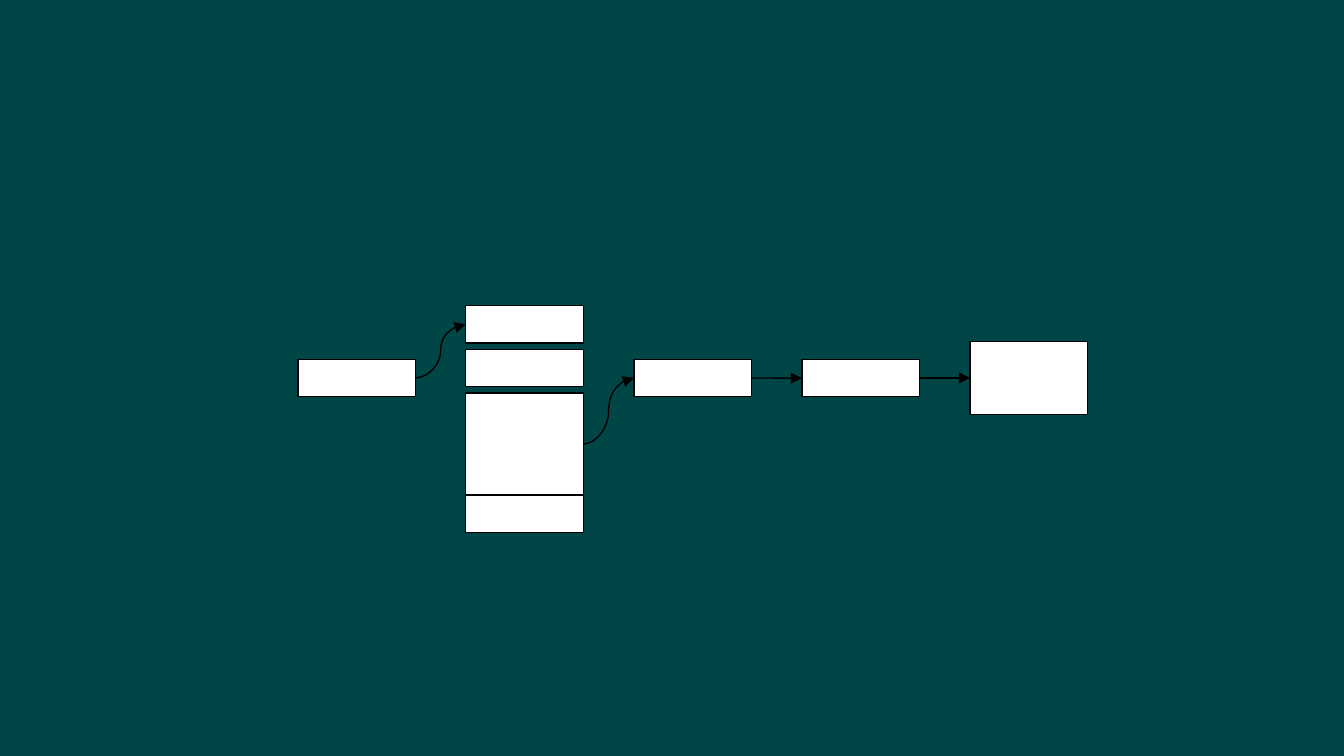
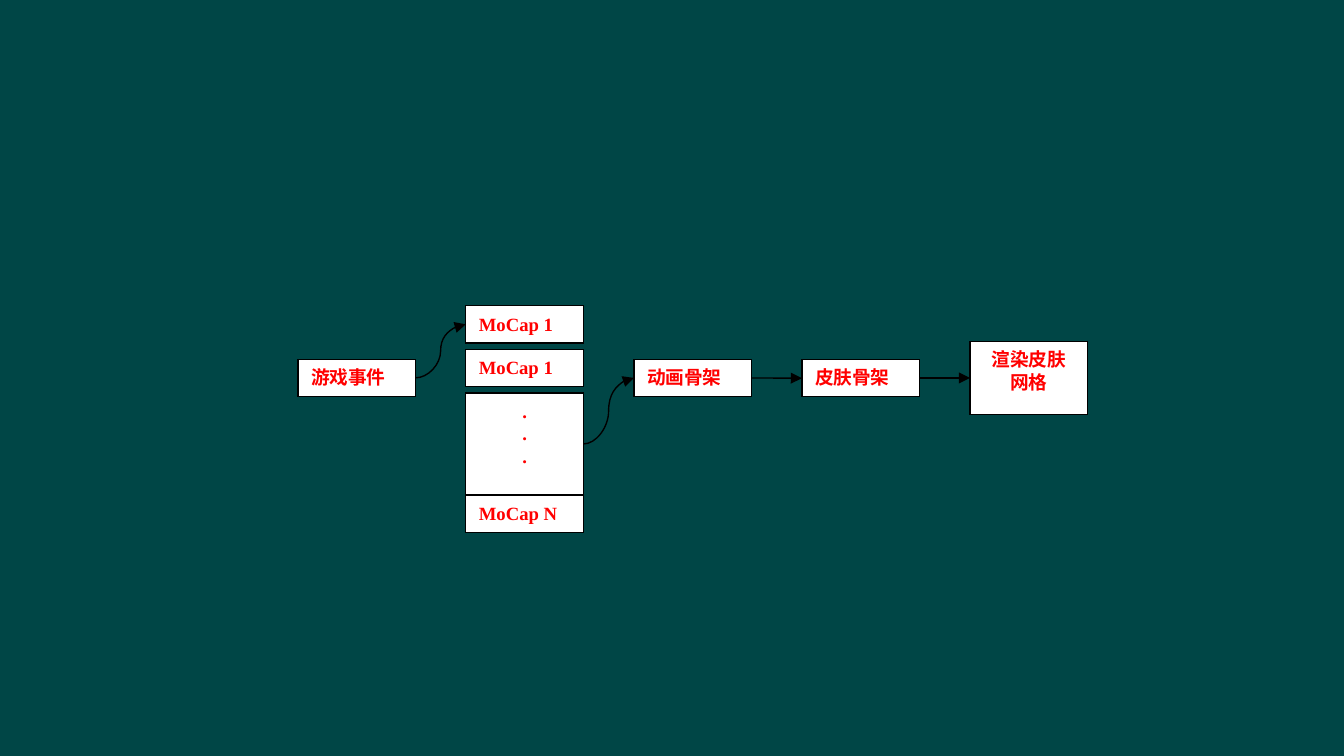
Before and after one commit to hanhonglei/Course_GameEngine, a slide deck: slide 48 of Slides/Principle/3 角色动画/3 角色动画.pptx (slide 45 before the commit). Drawn at 1344x756 pixels with LibreOffice and Linux fonts; fonts in the diff are those of the drawing; background and template pictures are left out. Boxes give left, top, right and bottom in pixels: in the first picture for what was removed or moved away, otherwise in the second. Text is boxed around its words. In the diff, an @@ line names an element or a change of style, - is before the commit and + after.

```diff
--- a/Slides/Principle/3 角色动画/3 角色动画.pptx
+++ b/Slides/Principle/3 角色动画/3 角色动画.pptx
@@ text colour #FFFFFF to #FF0000 in 8 elements at <box>298,359,417,396</box>, <box>634,359,753,396</box>, <box>802,359,921,396</box>, <box>466,305,585,343</box>, <box>466,495,585,532</box>, <box>466,349,585,387</box>, <box>970,341,1089,414</box>, <box>466,392,585,495</box> @@
```
Also in this commit, not shown: 6 slides added, 18 other files.
